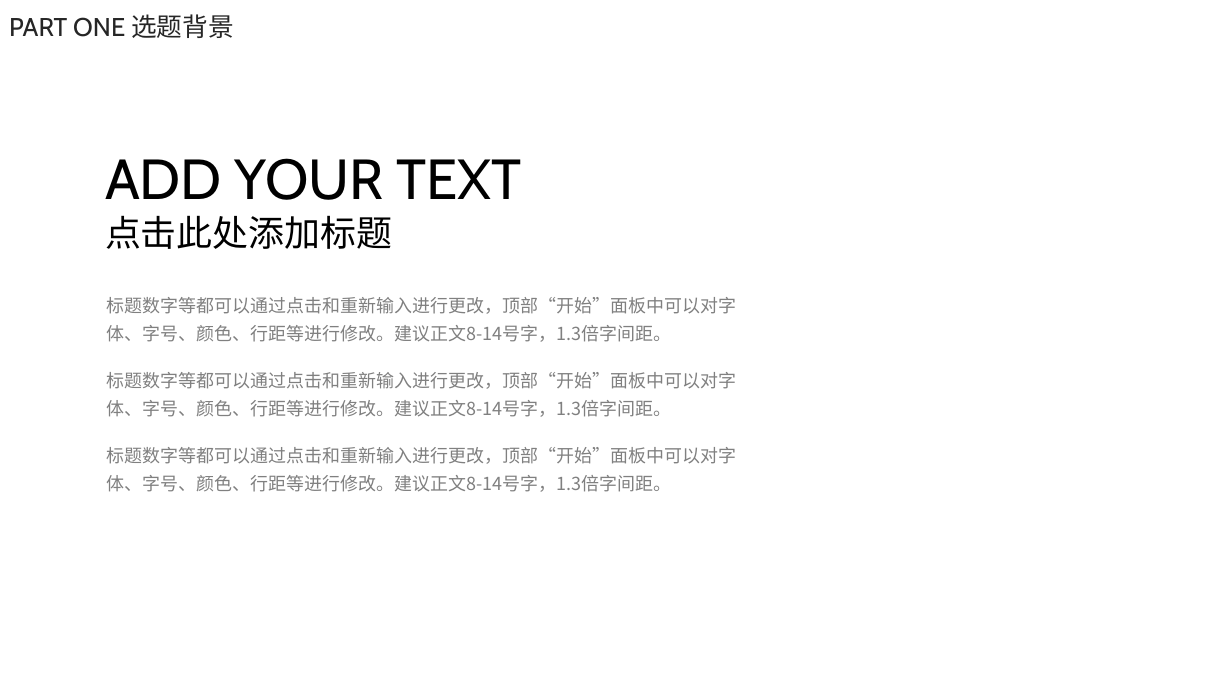
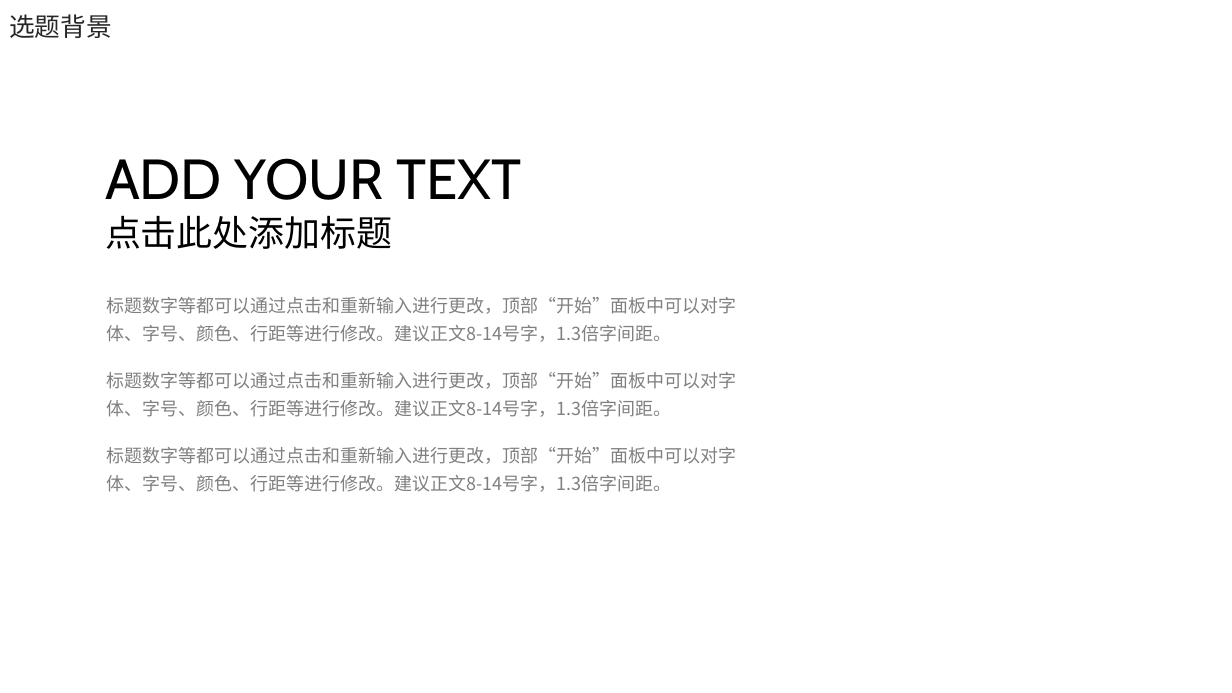
Before and after one commit to electronic-shopping-mall/liuyue, a slide deck: slide 5 of 答辩PPT.pptx. Drawn at 1232x693 pixels with LibreOffice and Linux fonts; fonts in the diff are those of the drawing; background and template pictures are left out. Boxes give left, top, right and bottom in pixels: in the first picture for what was removed or moved away, otherwise in the second. Text is boxed around its words. In the diff, an @@ line names an element or a change of style, - is before the commit and + after.

```diff
--- a/答辩PPT.pptx
+++ b/答辩PPT.pptx
@@ text at bbox=[9, 14, 112, 38]: text changed @@
-PART ONE 选题背景
+选题背景
```
Also in this commit, not shown: 17 other slides changed, 1 slide added, 1 slide removed.
